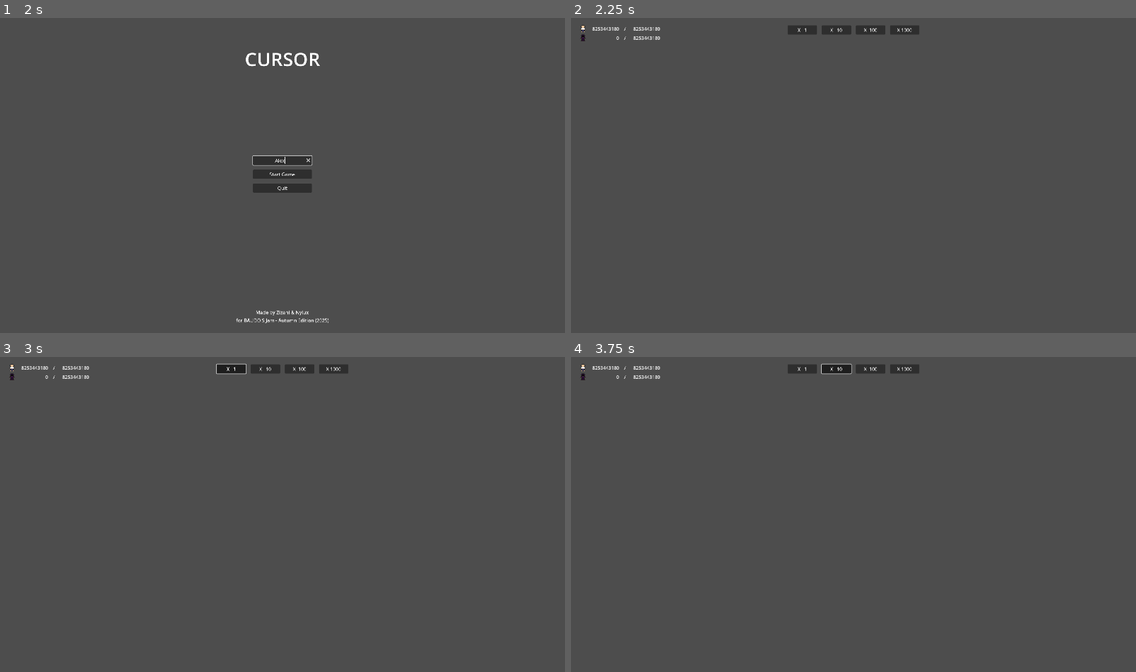
Above: before the commit, frames 1-4 (two rows, left to right).
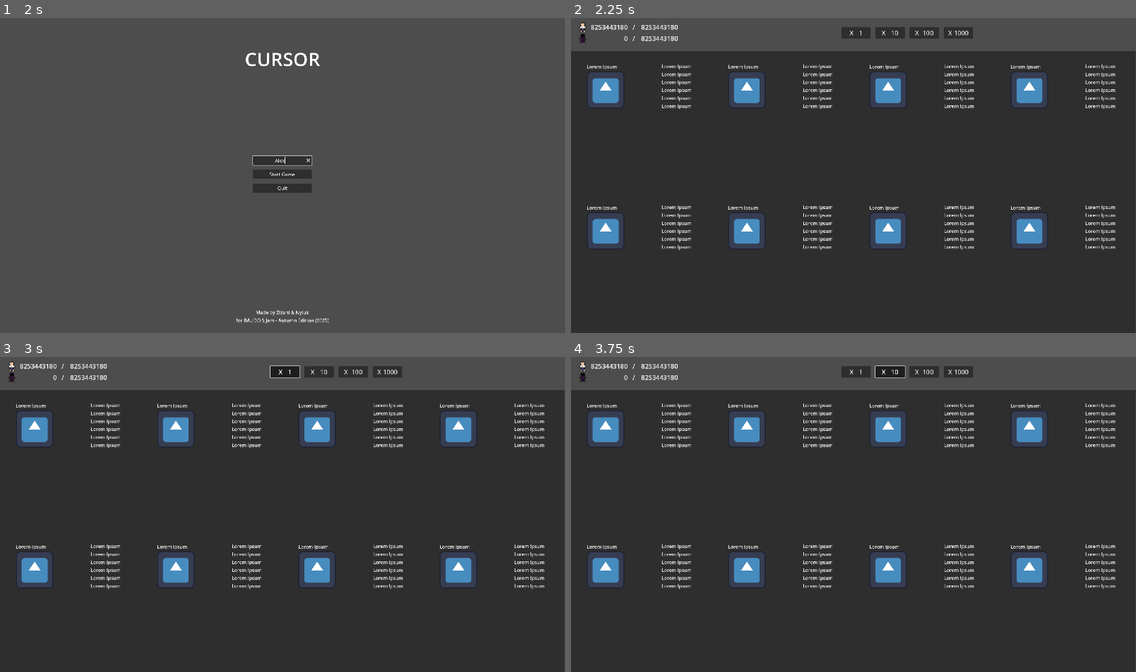
Above: after the commit, the same moments.

Repository: Nylux/CursedClicker
Game: Godot game, scene res://Scenes/end_menu.tscn
The game is run twice, just before and just after one commit, with the same random seed, the same clock (stepped at 60 frames per second) and the same inputs. This scene is started directly instead of the project's main scene. The engine's default icon, where the game draws it, is replaced by a stand-in: a white triangle on a blue panel in a dark square.
Inputs (mouse positions are in pixels of both pictures, inside the frame that each line leads up to):
- Up to frame 1 (2 s): click "Back to Menu" at 0.5 s; click (282, 159) at 1.27 s; type "Alex" at 1.35 s
- Up to frame 2 (2.25 s): click "Start Game" at 2 s
- Up to frame 3 (3 s): click "X 1" at 2.75 s
- Up to frame 4 (3.75 s): click "X 10" at 3.5 s

Frame 1 is identical in both runs. In frame 2, 87% of the frame differs, in the area x 0-100%, y 1-100%; in frame 3, 87%; in frame 4, 87%.

Commit message:
[Major] adding template UI

Diff:
--- a/Scenes/game.tscn
+++ b/Scenes/game.tscn
@@ -1,9 +1,10 @@
-[gd_scene load_steps=5 format=3 uid="uid://cb5d6acvbq4m6"]
+[gd_scene load_steps=6 format=3 uid="uid://cb5d6acvbq4m6"]
 
 [ext_resource type="Script" uid="uid://dwc2k1lnyrvcu" path="res://Scripts/game_manager.gd" id="1_ebmjs"]
-[ext_resource type="ButtonGroup" uid="uid://dukkw3iib560h" path="res://Scenes/button_group_click_modifier.tres" id="2_qxrlw"]
+[ext_resource type="ButtonGroup" uid="uid://dukkw3iib560h" path="res://button_group_click_modifier.tres" id="2_qxrlw"]
 [ext_resource type="Texture2D" uid="uid://c7ytfwrhc4guj" path="res://Assets/human.png" id="3_wrm1d"]
 [ext_resource type="Texture2D" uid="uid://e20w28swmmpv" path="res://Assets/cultist.png" id="4_3dryh"]
+[ext_resource type="PackedScene" uid="uid://d1se5bk828m00" path="res://Scenes/template_ui.tscn" id="5_wowpa"]
 
 [node name="Game" type="Node2D"]
 script = ExtResource("1_ebmjs")
@@ -11,116 +12,159 @@
 
 [node name="CanvasLayer" type="CanvasLayer" parent="."]
 
-[node name="MarginStatistics" type="MarginContainer" parent="CanvasLayer"]
-offset_right = 40.0
-offset_bottom = 40.0
+[node name="VBoxContainer" type="VBoxContainer" parent="CanvasLayer"]
+anchors_preset = 15
+anchor_right = 1.0
+anchor_bottom = 1.0
+offset_left = -1.0
+offset_right = -1.0
+grow_horizontal = 2
+grow_vertical = 2
+
+[node name="HBoxContainer" type="HBoxContainer" parent="CanvasLayer/VBoxContainer"]
+layout_mode = 2
+size_flags_vertical = 3
+
+[node name="MarginContainer" type="MarginContainer" parent="CanvasLayer/VBoxContainer/HBoxContainer"]
+layout_mode = 2
 theme_override_constants/margin_left = 32
-theme_override_constants/margin_top = 32
 
-[node name="VBoxContainer" type="VBoxContainer" parent="CanvasLayer/MarginStatistics"]
+[node name="VBoxContainer" type="VBoxContainer" parent="CanvasLayer/VBoxContainer/HBoxContainer/MarginContainer"]
 layout_mode = 2
+size_flags_horizontal = 4
+size_flags_vertical = 4
 theme_override_constants/separation = 8
 
-[node name="HBoxPopulation" type="HBoxContainer" parent="CanvasLayer/MarginStatistics/VBoxContainer"]
+[node name="HBoxPopulation" type="HBoxContainer" parent="CanvasLayer/VBoxContainer/HBoxContainer/MarginContainer/VBoxContainer"]
 layout_mode = 2
 theme_override_constants/separation = 16
 
-[node name="AspectRatioContainer" type="AspectRatioContainer" parent="CanvasLayer/MarginStatistics/VBoxContainer/HBoxPopulation"]
+[node name="AspectRatioContainer" type="AspectRatioContainer" parent="CanvasLayer/VBoxContainer/HBoxContainer/MarginContainer/VBoxContainer/HBoxPopulation"]
 layout_mode = 2
 stretch_mode = 1
 
-[node name="TextureRect" type="TextureRect" parent="CanvasLayer/MarginStatistics/VBoxContainer/HBoxPopulation/AspectRatioContainer"]
+[node name="TextureRect" type="TextureRect" parent="CanvasLayer/VBoxContainer/HBoxContainer/MarginContainer/VBoxContainer/HBoxPopulation/AspectRatioContainer"]
 layout_mode = 2
 texture = ExtResource("3_wrm1d")
 
-[node name="CurrentPopulationLabel" type="Label" parent="CanvasLayer/MarginStatistics/VBoxContainer/HBoxPopulation"]
-custom_minimum_size = Vector2(100, 0)
+[node name="CurrentPopulationLabel" type="Label" parent="CanvasLayer/VBoxContainer/HBoxContainer/MarginContainer/VBoxContainer/HBoxPopulation"]
+custom_minimum_size = Vector2(130, 0)
 layout_mode = 2
+theme_override_font_sizes/font_size = 22
 text = "Lorem Ipsum"
 horizontal_alignment = 2
 
-[node name="SepLabel" type="Label" parent="CanvasLayer/MarginStatistics/VBoxContainer/HBoxPopulation"]
+[node name="SepLabel" type="Label" parent="CanvasLayer/VBoxContainer/HBoxContainer/MarginContainer/VBoxContainer/HBoxPopulation"]
 layout_mode = 2
+theme_override_font_sizes/font_size = 22
 text = "/"
 horizontal_alignment = 2
 
-[node name="MaxPopulationLabel" type="Label" parent="CanvasLayer/MarginStatistics/VBoxContainer/HBoxPopulation"]
-custom_minimum_size = Vector2(100, 0)
+[node name="MaxPopulationLabel" type="Label" parent="CanvasLayer/VBoxContainer/HBoxContainer/MarginContainer/VBoxContainer/HBoxPopulation"]
+custom_minimum_size = Vector2(130, 0)
 layout_mode = 2
+theme_override_font_sizes/font_size = 22
 text = "Lorem Ipsum"
 horizontal_alignment = 2
 
-[node name="HBoxCultist" type="HBoxContainer" parent="CanvasLayer/MarginStatistics/VBoxContainer"]
+[node name="HBoxCultist" type="HBoxContainer" parent="CanvasLayer/VBoxContainer/HBoxContainer/MarginContainer/VBoxContainer"]
 layout_mode = 2
 theme_override_constants/separation = 16
 
-[node name="AspectRatioContainer" type="AspectRatioContainer" parent="CanvasLayer/MarginStatistics/VBoxContainer/HBoxCultist"]
+[node name="AspectRatioContainer" type="AspectRatioContainer" parent="CanvasLayer/VBoxContainer/HBoxContainer/MarginContainer/VBoxContainer/HBoxCultist"]
 layout_mode = 2
 stretch_mode = 1
 
-[node name="TextureRect" type="TextureRect" parent="CanvasLayer/MarginStatistics/VBoxContainer/HBoxCultist/AspectRatioContainer"]
+[node name="TextureRect" type="TextureRect" parent="CanvasLayer/VBoxContainer/HBoxContainer/MarginContainer/VBoxContainer/HBoxCultist/AspectRatioContainer"]
 layout_mode = 2
 texture = ExtResource("4_3dryh")
 
-[node name="CurrentCultistLabel" type="Label" parent="CanvasLayer/MarginStatistics/VBoxContainer/HBoxCultist"]
-custom_minimum_size = Vector2(100, 0)
+[node name="CurrentCultistLabel" type="Label" parent="CanvasLayer/VBoxContainer/HBoxContainer/MarginContainer/VBoxContainer/HBoxCultist"]
+custom_minimum_size = Vector2(130, 0)
 layout_mode = 2
+theme_override_font_sizes/font_size = 22
 text = "Lorem Ipsum"
 horizontal_alignment = 2
 
-[node name="SepLabel" type="Label" parent="CanvasLayer/MarginStatistics/VBoxContainer/HBoxCultist"]
+[node name="SepLabel" type="Label" parent="CanvasLayer/VBoxContainer/HBoxContainer/MarginContainer/VBoxContainer/HBoxCultist"]
 layout_mode = 2
+theme_override_font_sizes/font_size = 22
 text = "/"
 horizontal_alignment = 2
 
-[node name="MaxCultistLabel" type="Label" parent="CanvasLayer/MarginStatistics/VBoxContainer/HBoxCultist"]
-custom_minimum_size = Vector2(100, 0)
+[node name="MaxCultistLabel" type="Label" parent="CanvasLayer/VBoxContainer/HBoxContainer/MarginContainer/VBoxContainer/HBoxCultist"]
+custom_minimum_size = Vector2(130, 0)
 layout_mode = 2
+theme_override_font_sizes/font_size = 22
 text = "Lorem Ipsum"
 horizontal_alignment = 2
 
-[node name="MarginButtonGroup" type="MarginContainer" parent="CanvasLayer"]
-anchors_preset = 5
-anchor_left = 0.5
-anchor_right = 0.5
-offset_left = -228.0
-offset_right = 228.0
-offset_bottom = 40.0
-grow_horizontal = 2
+[node name="HBoxContainer" type="HBoxContainer" parent="CanvasLayer/VBoxContainer/HBoxContainer"]
+layout_mode = 2
 size_flags_horizontal = 6
-size_flags_vertical = 3
-theme_override_constants/margin_top = 32
-
-[node name="HBoxContainer" type="HBoxContainer" parent="CanvasLayer/MarginButtonGroup"]
-layout_mode = 2
-size_flags_horizontal = 4
+size_flags_vertical = 4
 theme_override_constants/separation = 16
 alignment = 1
 
-[node name="ButtonTimes1" type="Button" parent="CanvasLayer/MarginButtonGroup/HBoxContainer"]
+[node name="ButtonTimes1" type="Button" parent="CanvasLayer/VBoxContainer/HBoxContainer/HBoxContainer"]
 custom_minimum_size = Vector2(100, 0)
 layout_mode = 2
+theme_override_font_sizes/font_size = 22
 toggle_mode = true
 button_group = ExtResource("2_qxrlw")
 text = "Lorem Ipsum"
 
-[node name="ButtonTimes10" type="Button" parent="CanvasLayer/MarginButtonGroup/HBoxContainer"]
+[node name="ButtonTimes10" type="Button" parent="CanvasLayer/VBoxContainer/HBoxContainer/HBoxContainer"]
 custom_minimum_size = Vector2(100, 0)
 layout_mode = 2
+theme_override_font_sizes/font_size = 22
 toggle_mode = true
 button_group = ExtResource("2_qxrlw")
 text = "Lorem Ipsum"
 
-[node name="ButtonTimes100" type="Button" parent="CanvasLayer/MarginButtonGroup/HBoxContainer"]
+[node name="ButtonTimes100" type="Button" parent="CanvasLayer/VBoxContainer/HBoxContainer/HBoxContainer"]
 custom_minimum_size = Vector2(100, 0)
 layout_mode = 2
+theme_override_font_sizes/font_size = 22
 toggle_mode = true
 button_group = ExtResource("2_qxrlw")
 text = "Lorem Ipsum"
 
-[node name="ButtonTimes1000" type="Button" parent="CanvasLayer/MarginButtonGroup/HBoxContainer"]
+[node name="ButtonTimes1000" type="Button" parent="CanvasLayer/VBoxContainer/HBoxContainer/HBoxContainer"]
 custom_minimum_size = Vector2(100, 0)
 layout_mode = 2
+theme_override_font_sizes/font_size = 22
 toggle_mode = true
 button_group = ExtResource("2_qxrlw")
 text = "Lorem Ipsum"
+
+[node name="GridContainer" type="GridContainer" parent="CanvasLayer/VBoxContainer"]
+layout_mode = 2
+size_flags_vertical = 3
+theme_override_constants/h_separation = 0
+theme_override_constants/v_separation = 0
+columns = 4
+
+[node name="TemplateUi" parent="CanvasLayer/VBoxContainer/GridContainer" instance=ExtResource("5_wowpa")]
+layout_mode = 2
+
+[node name="TemplateUi2" parent="CanvasLayer/VBoxContainer/GridContainer" instance=ExtResource("5_wowpa")]
+layout_mode = 2
+
+[node name="TemplateUi3" parent="CanvasLayer/VBoxContainer/GridContainer" instance=ExtResource("5_wowpa")]
+layout_mode = 2
+
+[node name="TemplateUi4" parent="CanvasLayer/VBoxContainer/GridContainer" instance=ExtResource("5_wowpa")]
+layout_mode = 2
+
+[node name="TemplateUi5" parent="CanvasLayer/VBoxContainer/GridContainer" instance=ExtResource("5_wowpa")]
+layout_mode = 2
+
+[node name="TemplateUi6" parent="CanvasLayer/VBoxContainer/GridContainer" instance=ExtResource("5_wowpa")]
+layout_mode = 2
+
+[node name="TemplateUi7" parent="CanvasLayer/VBoxContainer/GridContainer" instance=ExtResource("5_wowpa")]
+layout_mode = 2
+
+[node name="TemplateUi8" parent="CanvasLayer/VBoxContainer/GridContainer" instance=ExtResource("5_wowpa")]
+layout_mode = 2
--- /dev/null
+++ b/Scenes/template_ui.tscn
@@ -0,0 +1,88 @@
+[gd_scene load_steps=3 format=3 uid="uid://d1se5bk828m00"]
+
+[ext_resource type="Texture2D" uid="uid://cxjpvbre5qoao" path="res://icon.svg" id="1_u4txr"]
+
+[sub_resource type="StyleBoxFlat" id="StyleBoxFlat_u4txr"]
+content_margin_left = 0.0
+content_margin_top = 0.0
+content_margin_right = 0.0
+content_margin_bottom = 0.0
+bg_color = Color(0.1, 0.1, 0.1, 0.6)
+
+[node name="TemplateUi" type="SubViewportContainer"]
+anchors_preset = 15
+anchor_right = 1.0
+anchor_bottom = 1.0
+grow_horizontal = 2
+grow_vertical = 2
+
+[node name="SubViewport" type="SubViewport" parent="."]
+handle_input_locally = false
+size = Vector2i(480, 480)
+render_target_update_mode = 4
+
+[node name="Panel" type="Panel" parent="SubViewport"]
+anchors_preset = 15
+anchor_right = 1.0
+anchor_bottom = 1.0
+grow_horizontal = 2
+grow_vertical = 2
+theme_override_styles/panel = SubResource("StyleBoxFlat_u4txr")
+
+[node name="VBoxContainer" type="VBoxContainer" parent="SubViewport/Panel"]
+layout_mode = 1
+anchors_preset = 15
+anchor_right = 1.0
+anchor_bottom = 1.0
+grow_horizontal = 2
+grow_vertical = 2
+
+[node name="HBoxContainer" type="HBoxContainer" parent="SubViewport/Panel/VBoxContainer"]
+layout_mode = 2
+size_flags_vertical = 3
+
+[node name="VBoxContainer" type="VBoxContainer" parent="SubViewport/Panel/VBoxContainer/HBoxContainer"]
+layout_mode = 2
+size_flags_horizontal = 6
+size_flags_vertical = 4
+
+[node name="Title" type="Label" parent="SubViewport/Panel/VBoxContainer/HBoxContainer/VBoxContainer"]
+layout_mode = 2
+text = "Lorem Ipsum"
+
+[node name="TextureRect" type="TextureRect" parent="SubViewport/Panel/VBoxContainer/HBoxContainer/VBoxContainer"]
+layout_mode = 2
+texture = ExtResource("1_u4txr")
+
+[node name="StatisticsControl" type="VBoxContainer" parent="SubViewport/Panel/VBoxContainer/HBoxContainer"]
+layout_mode = 2
+size_flags_horizontal = 6
+size_flags_vertical = 4
+
+[node name="CultistNb" type="Label" parent="SubViewport/Panel/VBoxContainer/HBoxContainer/StatisticsControl"]
+layout_mode = 2
+text = "Lorem Ipsum"
+
+[node name="DerivativeProductivity" type="Label" parent="SubViewport/Panel/VBoxContainer/HBoxContainer/StatisticsControl"]
+layout_mode = 2
+text = "Lorem Ipsum"
+
+[node name="CultistProductivity" type="Label" parent="SubViewport/Panel/VBoxContainer/HBoxContainer/StatisticsControl"]
+layout_mode = 2
+text = "Lorem Ipsum"
+
+[node name="MarginalProductivity" type="Label" parent="SubViewport/Panel/VBoxContainer/HBoxContainer/StatisticsControl"]
+layout_mode = 2
+text = "Lorem Ipsum"
+
+[node name="Casualties" type="Label" parent="SubViewport/Panel/VBoxContainer/HBoxContainer/StatisticsControl"]
+layout_mode = 2
+text = "Lorem Ipsum"
+
+[node name="BurnOutRatio" type="Label" parent="SubViewport/Panel/VBoxContainer/HBoxContainer/StatisticsControl"]
+layout_mode = 2
+text = "Lorem Ipsum"
+
+[node name="Minigame" type="Control" parent="SubViewport/Panel/VBoxContainer"]
+layout_mode = 2
+size_flags_vertical = 3
--- a/Scripts/end_menu.gd
+++ b/Scripts/end_menu.gd
@@ -6,12 +6,12 @@
 @onready var quit_button = $"VBoxContainer/Buttons/QuitBtn"
 
 func _ready():
-    #game_over_label.text = globals.game_over_state
-    back_to_menu_button.connect("pressed", _on_BackToMenuBtn_pressed)
-    quit_button.connect("pressed", _on_QuitBtn_pressed)
+	#game_over_label.text = globals.game_over_state
+	back_to_menu_button.connect("pressed", _on_BackToMenuBtn_pressed)
+	quit_button.connect("pressed", _on_QuitBtn_pressed)
 
 func _on_BackToMenuBtn_pressed():
-    get_tree().change_scene_to_file("res://Scenes/main_menu.tscn")
+	get_tree().change_scene_to_file("res://Scenes/main_menu.tscn")
 
 func _on_QuitBtn_pressed():
-    get_tree().quit()
+	get_tree().quit()
--- a/Scripts/game_manager.gd
+++ b/Scripts/game_manager.gd
@@ -1,7 +1,7 @@
 extends Node2D
 
-@onready var button_container: HBoxContainer = $CanvasLayer/MarginButtonGroup/HBoxContainer
-@onready var statistics_container: VBoxContainer = $CanvasLayer/MarginStatistics/VBoxContainer
+@onready var button_container: HBoxContainer = $CanvasLayer/VBoxContainer/HBoxContainer/HBoxContainer
+@onready var statistics_container: VBoxContainer = $CanvasLayer/VBoxContainer/HBoxContainer/MarginContainer/VBoxContainer
 @export var button_group: ButtonGroup
 
 var click_multiplier: int = 1
Renamed: Scenes/button_group_click_modifier.tres -> button_group_click_modifier.tres
